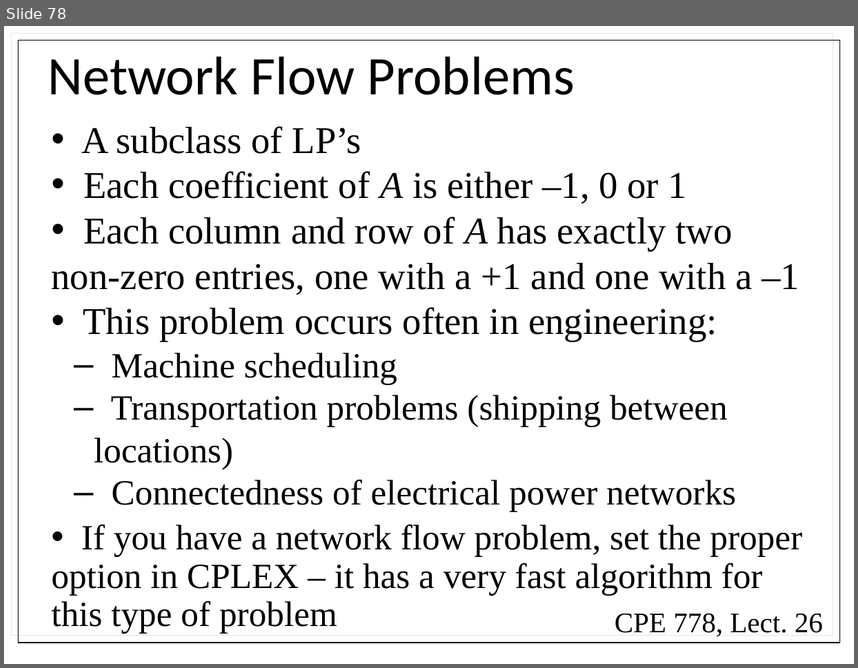
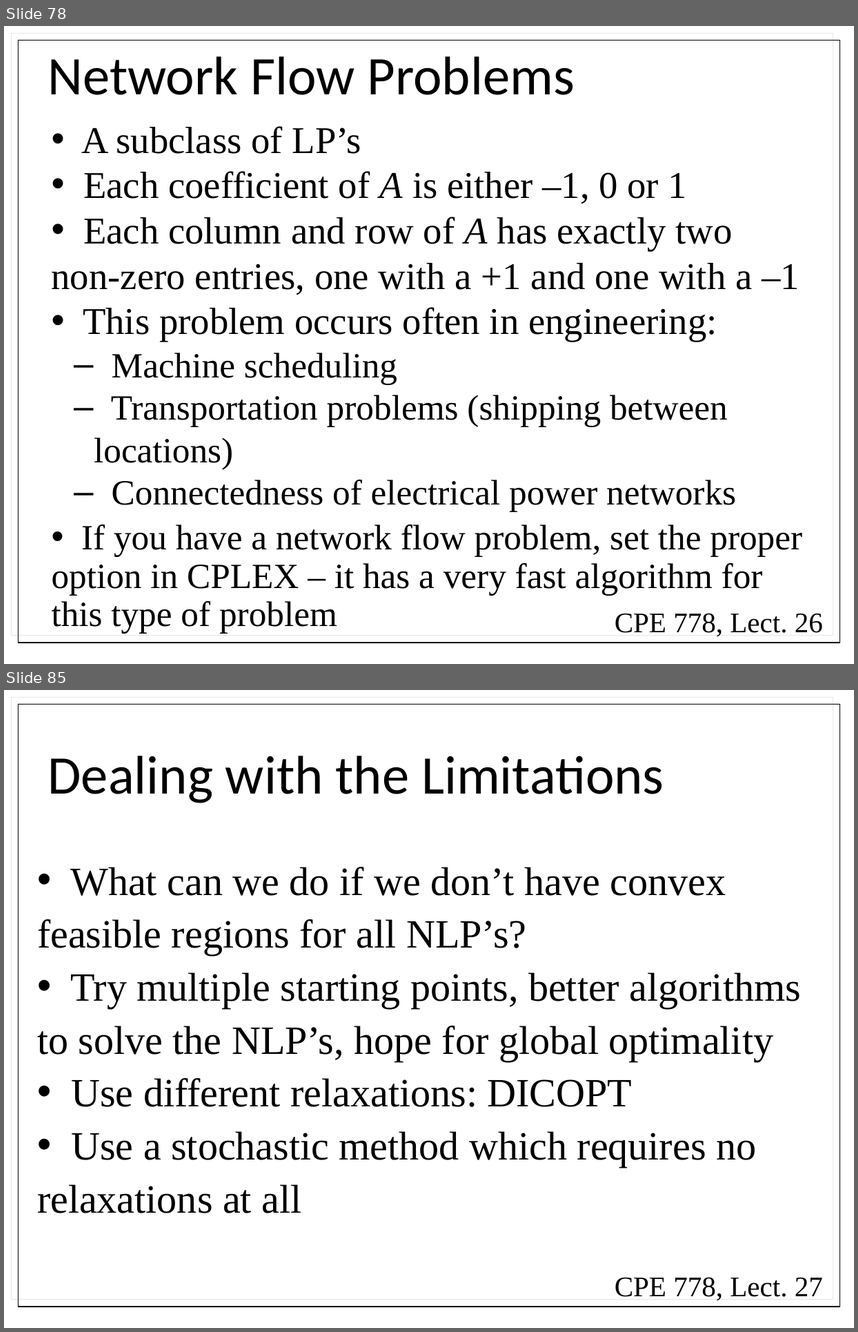
Before and after one commit to powersthegreat/CPE_778, a slide deck: exams/exam_2/Lectures/Combined Lectures.pptx. Shown one above the other, each under a label of ours: slide 78 before the commit, slides 78 and 85 after it; the slides between them are not shown. The pictures are 858x668 and 858x1332 pixels, drawn with LibreOffice and Linux fonts; fonts in the diff are those of the drawing. Boxes give left, top, right and bottom in pixels: in the first picture for what was removed or moved away, otherwise in the second. Text is boxed around its words. In the diff, an @@ line names an element or a change of style, - is before the commit and + after.

```diff
--- a/exams/exam_2/Lectures/Combined Lectures.pptx
+++ b/exams/exam_2/Lectures/Combined Lectures.pptx
@@ slide 85 added at (4, 690, 854, 1328), background #FFFFFF @@
@@ rectangle added at (18, 704, 840, 1306), outline #000000 0.75 pt @@
@@ title added at (48, 756, 664, 803), 46 pt, text #000000 @@
+Dealing with the Limitations
@@ text added at (37, 867, 801, 1213), 34 pt, text #000000 @@
+• What can we do if we don’t have convex feasible regions for all NLP’s?
+• Try multiple starting points, better algorithms to solve the NLP’s, hope for global optimality
+• Use different relaxations: DICOPT
+• Use a stochastic method which requires no relaxations at all
@@ text added at (615, 1276, 823, 1300), 24 pt, text #000000 @@
+CPE 778, Lect. 27
```
Also in this commit, not shown: 18 other slides added, 10 other files.
